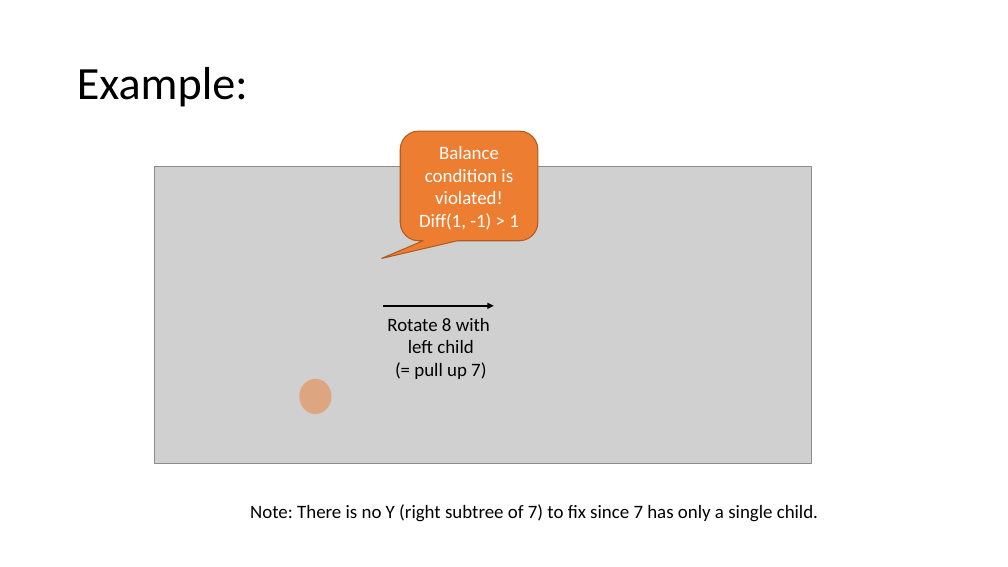
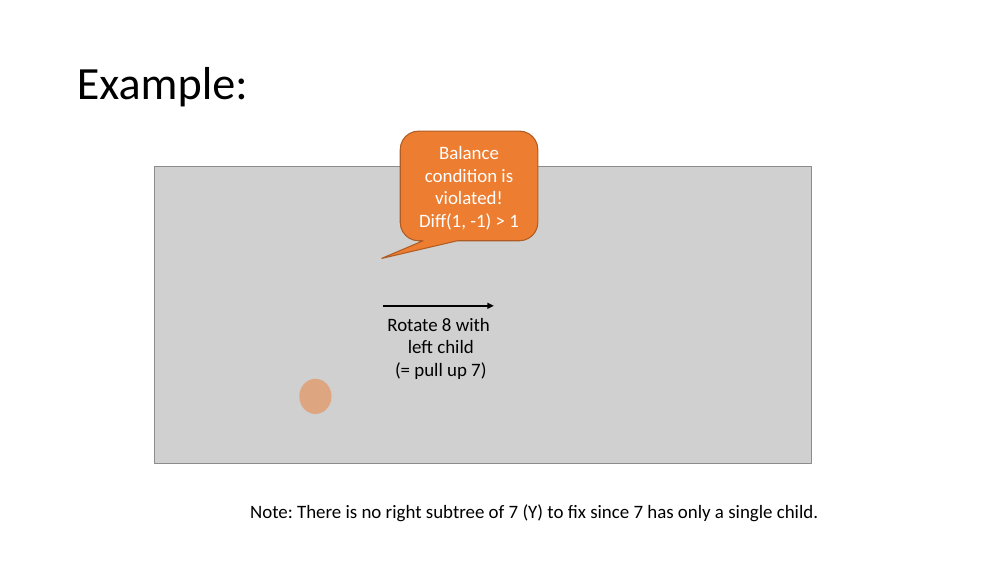
Before and after one commit to mhahsler/CS2341, a slide deck: slide 6 of Chapter4_Trees/slides/AVL_trees.pptx. Drawn at 1008x567 pixels with LibreOffice and Linux fonts; fonts in the diff are those of the drawing; grey boxes stand for pictures. Boxes give left, top, right and bottom in pixels: in the first picture for what was removed or moved away, otherwise in the second. Text is boxed around its words. In the diff, an @@ line names an element or a change of style, - is before the commit and + after.

```diff
--- a/Chapter4_Trees/slides/AVL_trees.pptx
+++ b/Chapter4_Trees/slides/AVL_trees.pptx
@@ text at (250, 504, 818, 522): text changed @@
-Note: There is no Y (right subtree of 7) to fix since 7 has only a single child.
+Note: There is no right subtree of 7 (Y) to fix since 7 has only a single child.
```
Also in this commit, not shown: 4 other slides changed, 1 other file.
